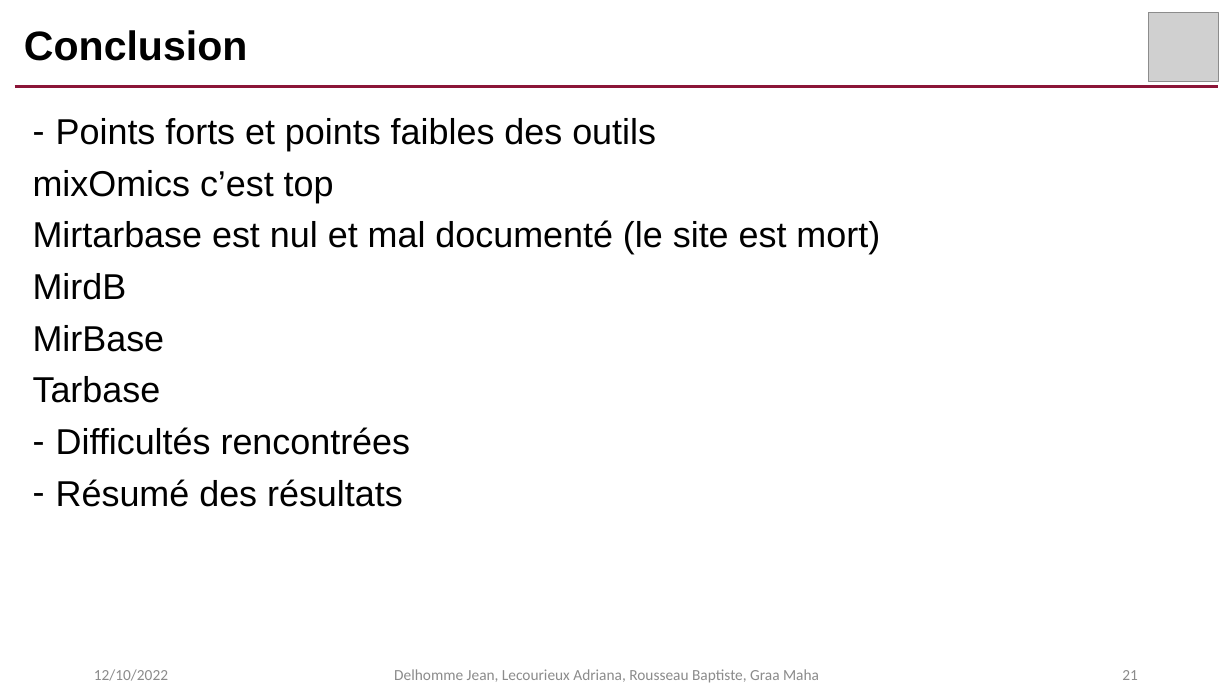
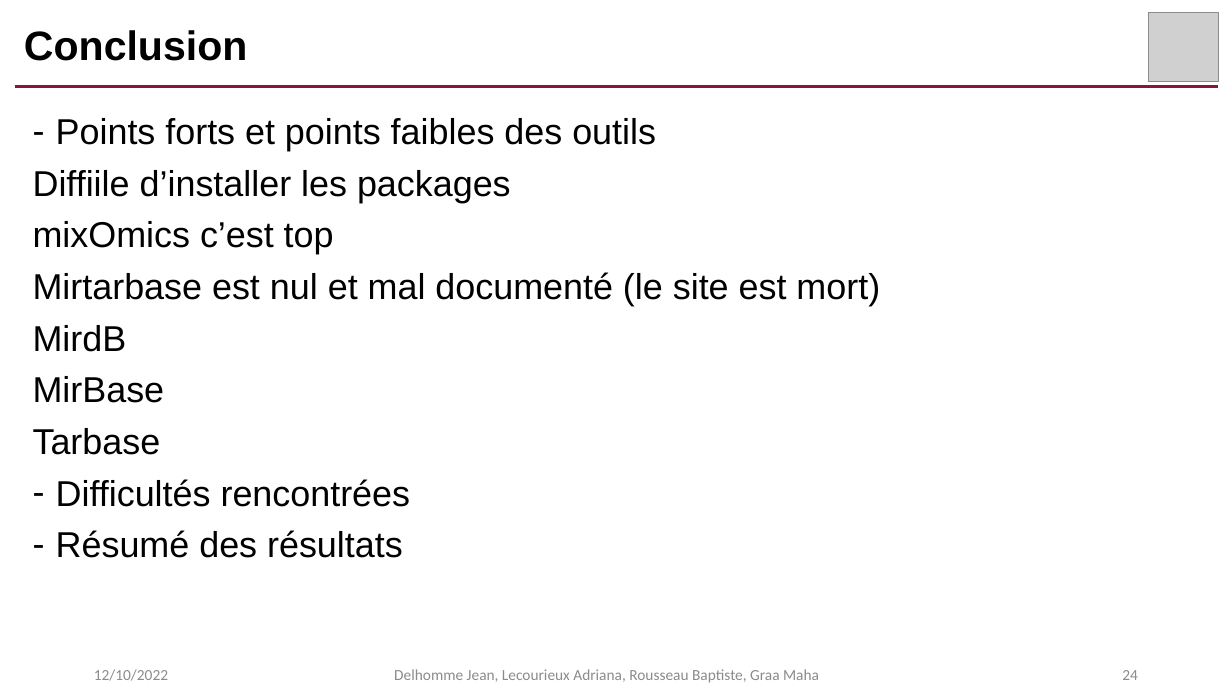
Before and after one commit to AdrianaLecourieux/multi_omics, a slide deck: slide 24 of presentation.pptx (slide 21 before the commit). Drawn at 1232x693 pixels with LibreOffice and Linux fonts; fonts in the diff are those of the drawing; grey boxes stand for pictures. Boxes give left, top, right and bottom in pixels: in the first picture for what was removed or moved away, otherwise in the second. Text is boxed around its words. In the diff, an @@ line names an element or a change of style, - is before the commit and + after.

Commit message:
Maj de la présentation.

```diff
--- a/presentation.pptx
+++ b/presentation.pptx
@@ text at [33, 170, 511, 203]: paragraph added @@
+Diffiile d’installer les packages
@@ page number at [1122, 670, 1138, 680]: text changed @@
-21
+24
```
Also in this commit, not shown: 2 other slides changed, 3 slides added.
